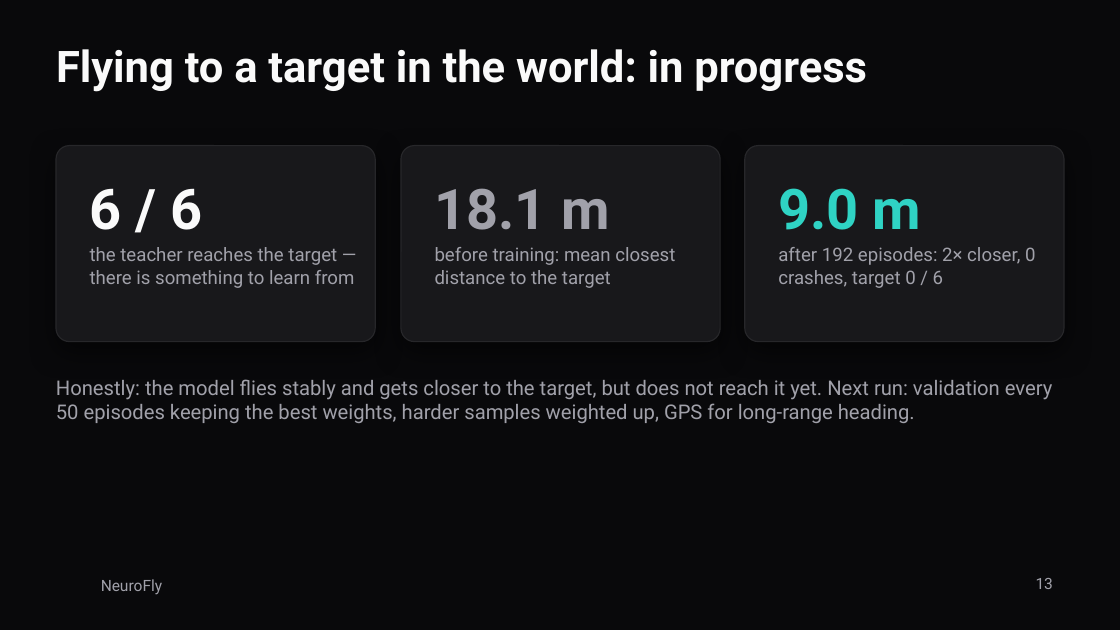
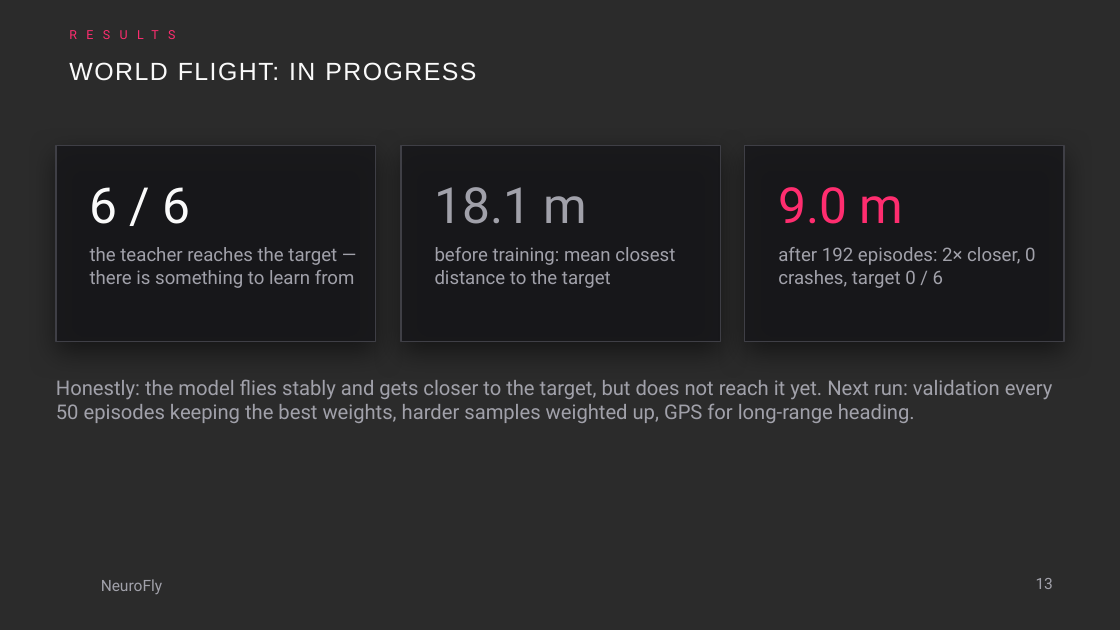
Before and after one commit to FalconDevX/neurofly, a slide deck: slide 13 of docs/prezentacja/NeuroFly.pptx. Drawn at 1120x630 pixels with LibreOffice and Linux fonts; fonts in the diff are those of the drawing; background and template pictures are left out; a plain dark background stands for a picture behind light text. Boxes give left, top, right and bottom in pixels: in the first picture for what was removed or moved away, otherwise in the second. Text is boxed around its words. In the diff, an @@ line names an element or a change of style, - is before the commit and + after.

```diff
--- a/docs/prezentacja/NeuroFly.pptx
+++ b/docs/prezentacja/NeuroFly.pptx
@@ background #09090B to picture (left out) @@
@@ text added at (x1=69, y1=27, x2=741, y2=52), 8 pt, text #FF2D6F @@
+RESULTS
@@ title at (x1=69, y1=62, x2=476, y2=81): text changed; size 28 to 16 pt; font Roboto to Arial; bold off @@
-Flying to a target in the world: in progress
+WORLD FLIGHT: IN PROGRESS
@@ rounded rectangle removed at (x1=56, y1=146, x2=375, y2=342) @@
@@ rectangle added at (x1=56, y1=146, x2=375, y2=342), fill #18181B at 88% opacity, outline #3F3F46 0.75 pt @@
@@ rounded rectangle removed at (x1=401, y1=146, x2=720, y2=342) @@
@@ rectangle added at (x1=401, y1=146, x2=720, y2=342), fill #18181B at 88% opacity, outline #3F3F46 0.75 pt @@
@@ rounded rectangle removed at (x1=745, y1=146, x2=1064, y2=342) @@
@@ rectangle added at (x1=745, y1=146, x2=1064, y2=342), fill #18181B at 88% opacity, outline #3F3F46 0.75 pt @@
@@ text "6 / 6" at (x1=90, y1=187, x2=191, y2=224): size 36 to 32 pt, bold off @@
@@ text "18.1 m" at (x1=435, y1=187, x2=588, y2=224): size 36 to 32 pt, bold off @@
@@ text "9.0 m" at (x1=778, y1=187, x2=904, y2=224): size 36 to 32 pt, text colour #2FD3C4 to #FF2D6F, bold off @@
```
Also in this commit, not shown: 14 other slides changed, 7 other files.
